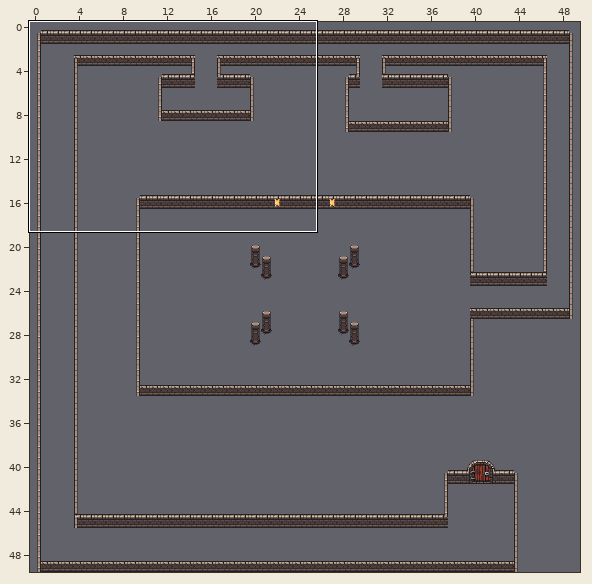
Tiled map -- Tiled/level2.tmx. Above, an overview of the earlier version with the close-up marked.
Close-up. The starting point:
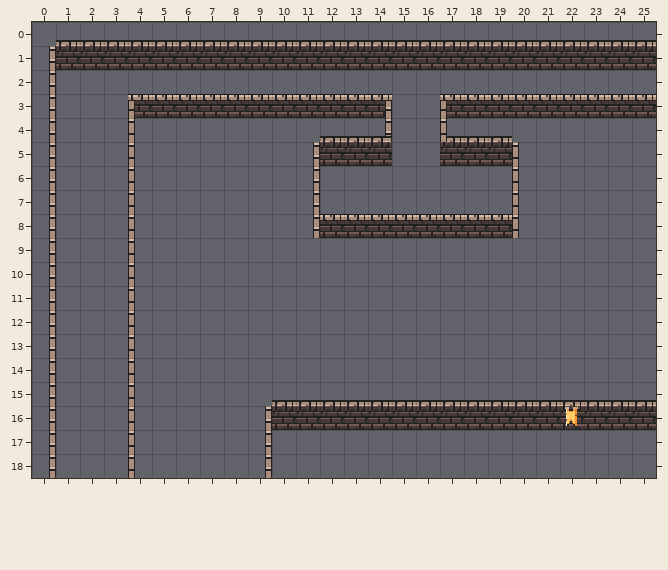
Cells are 16x16 px. Shown: x 0..25, y 0..18. The commit also changed other parts of the map, which this record leaves out.
The same view after the edit:
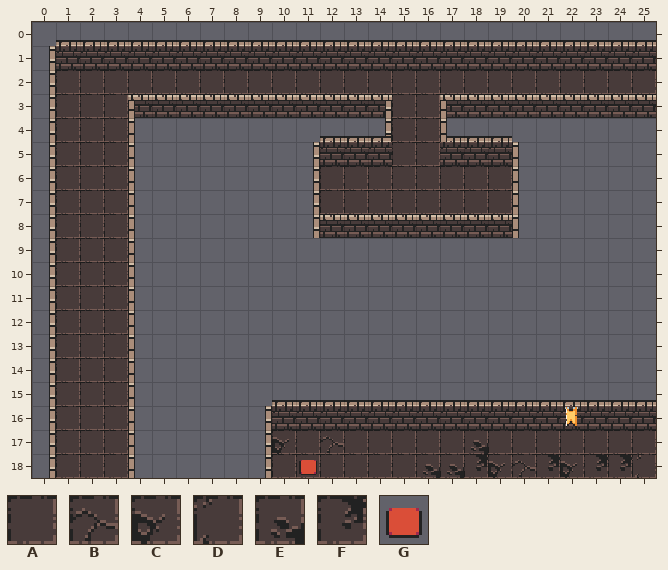
Key: from "Dungeons": A 129, B 130, C 161, D 162, E 163, F 193, G 418.
_ is an empty cell.
Tiles of an added or newly shown layer are drawn over the layers below it.
The edit:
Layer "Floor/floor1" (now shown):
y 2: x 1..25 _________________________ -> AAAAAAAAAAAAAAAAAAAAAAAAA
y 3..5: x 1..3 ___ -> AAA; x 15..16 __ -> AA
y 6..7: x 1..3 ___ -> AAA; x 12..19 ________ -> AAAAAAAA
y 8..16: x 1..3 ___ -> AAA
y 17: x 1..3 ___ -> AAA; x 10..25 ________________ -> CABAAAAAEAAAAAAA
y 18: x 1..3 ___ -> AAA; x 10..25 ________________ -> AAAAAAEEFCBFCFFD
Layer "levers/levers" (now shown):
y 18: x 11 _ -> G
